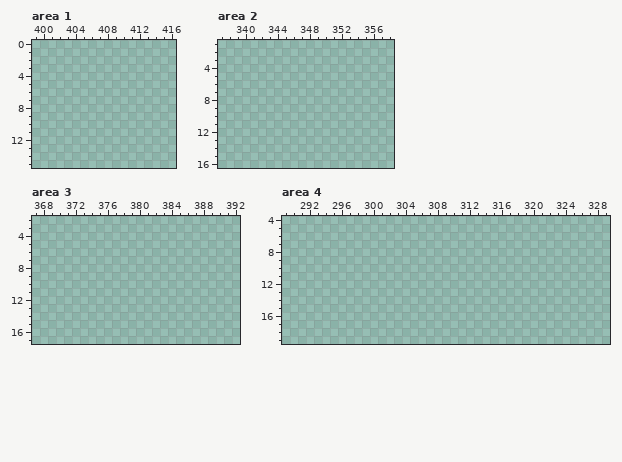
Edited in one commit: pixel-art file (Aseprite textures/sbeu piton.aseprite). That is the earlier state.
1024x1024 pixels, 1 frame. Colours within 5 levels of each other are drawn and written as one. Shown: area 1: x 399..416, y 0..15; area 2: x 337..358, y 1..16; area 3: x 367..392, y 2..17; area 4: x 289..329, y 4..19. The commit also changed other parts of the picture, which this record leaves out.
Palette (. is transparent): 
Once edited:
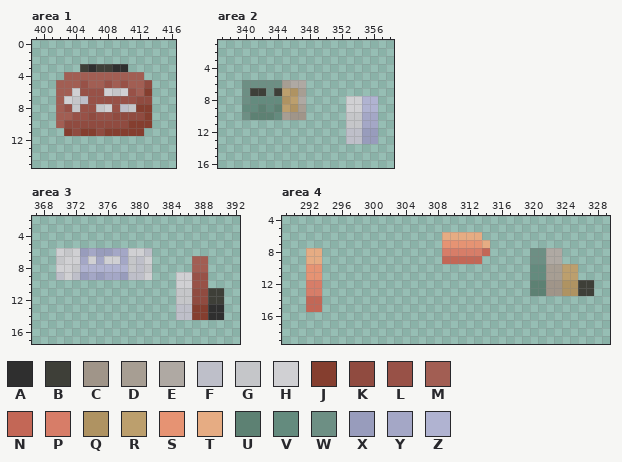
Colours new in this view: A #2f2f2f  B #3e3f38  C #a09589  D #a79e93  E #afa9a3  F #bebfc9  G #c5c6c9  H #d0d0d3  J #853e2f  K #904b40  L #985147  M #a25e53  N #c36756  P #d77d68  Q #af9362  R #bc9f6d  S #e69373  T #e6ac83  U #5d8173  V #648b7e  W #6d8f84  X #989cbc  Y #a4a7c6  Z #b0b3d1
Changes in this commit:
Changed rows in their new state; - is an unchanged pixel.
Area 1:
first column x 402:
 3 ---BABBAA---
 4 -MMMMMMMMMM-
 5 MMMLMMLMLMMK
 6 MMHLLLHGHLMJ
 7 MHGFLLLLLLKK
 8 MLGLLGHLFGJJ
 9 MMLLKLLKKKKJ
10 MKKKKKKKKJJJ
11 -JKJJKJJJJJ-
Area 2:
first column x 340:
 6 WWWWWDEE---------
 7 WBBWBRQD---------
 8 WVVVVQRE-----HHZZ
 9 VVUVURQD-----HHZZ
10 WUUUVDCC-----GGYY
11 -------------GGYY
12 -------------FFXX
13 -------------FFXX
Area 3:
first column x 370:
 6 HGHXYXXYYHHF---------
 7 GHHYHYHHYGFH-----MM--
 8 HHGZZZZZZGFG-----MM--
 9 FHFXYXYYXFFH---HHLL--
10 ---------------HHLL--
11 ---------------GGKKBB
12 ---------------GGKKBB
13 ---------------FFJJAA
14 ---------------FFJJAA
Area 4:
first column x 292:
 6 -----------------TTTTT--------------
 7 -----------------SSSSST-------------
 8 TT---------------PPPPPN-----WWEE----
 9 TT---------------NNNNN------WWEE----
10 SS--------------------------VVDDRR--
11 SS--------------------------VVDDRR--
12 PP--------------------------UUCCQQBB
13 PP--------------------------UUCCQQBB
14 NN----------------------------------
15 NN----------------------------------
Where, in picture pixels (left, top, right, bottom), the same in both pictures:
added: (56, 64, 152, 136)
added: (242, 80, 306, 120)
added: (346, 96, 378, 144)
added: (56, 248, 152, 280)
added: (176, 256, 224, 320)
added: (442, 232, 490, 264)
added: (306, 248, 322, 312)
added: (530, 248, 594, 296)
